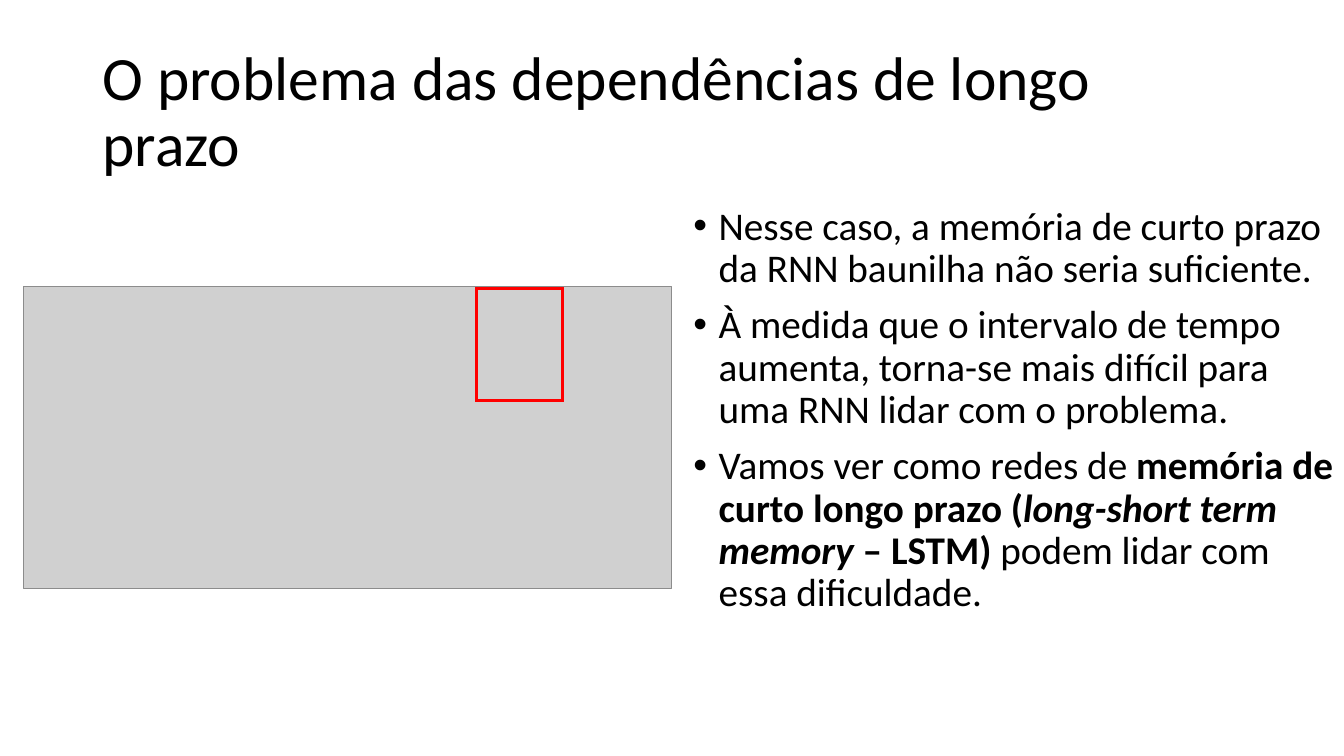
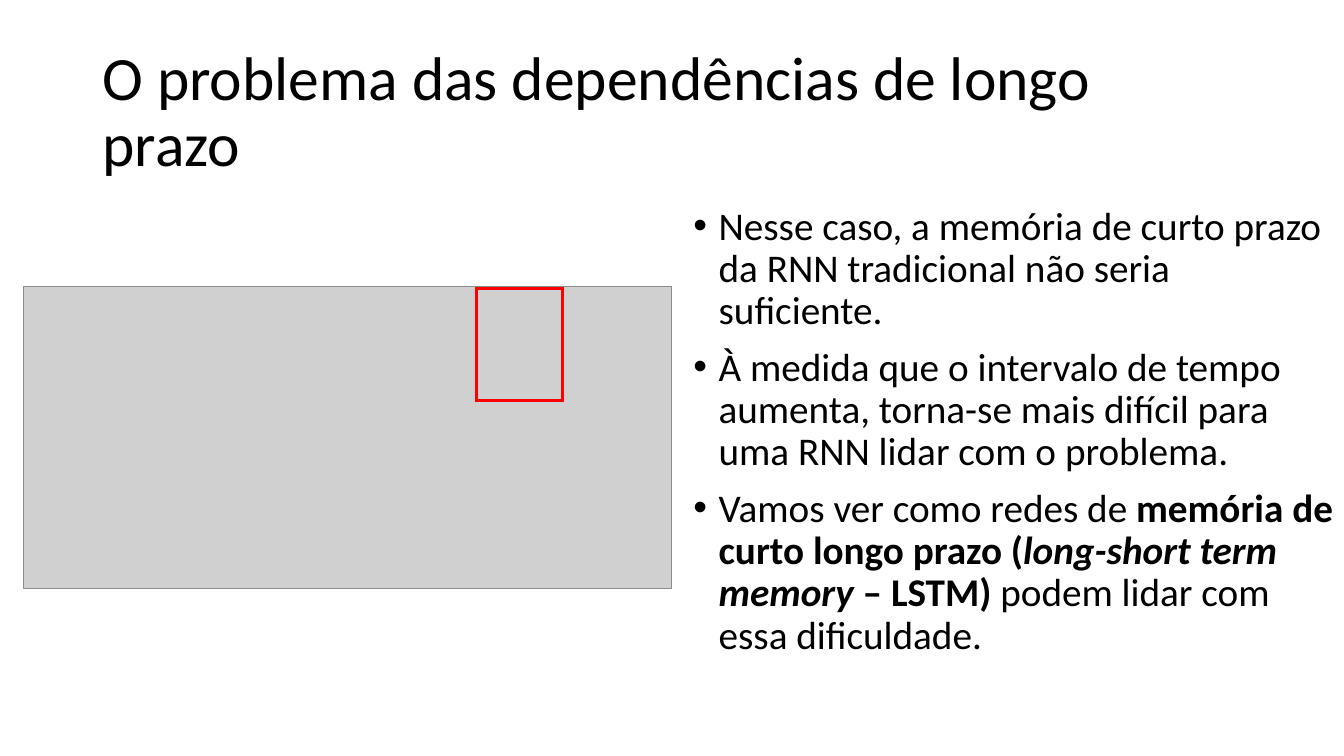
Before and after one commit to zz4fap/c24_inteligencia_artificial, a slide deck: slide 34 of slides/C24_RNN.pptx. Drawn at 1344x756 pixels with LibreOffice and Linux fonts; fonts in the diff are those of the drawing; grey boxes stand for pictures. Boxes give left, top, right and bottom in pixels: in the first picture for what was removed or moved away, otherwise in the second. Text is boxed around its words. In the diff, an @@ line names an element or a change of style, - is before the commit and + after.

```diff
--- a/slides/C24_RNN.pptx
+++ b/slides/C24_RNN.pptx
@@ text at [719, 212, 1321, 325]: text changed @@
-• Nesse caso, a memória de curto prazo da RNN baunilha não seria suficiente.
+• Nesse caso, a memória de curto prazo da RNN tradicional não seria suficiente.
```
Also in this commit, not shown: 12 other slides changed, 2 slides added, 2 other files.
